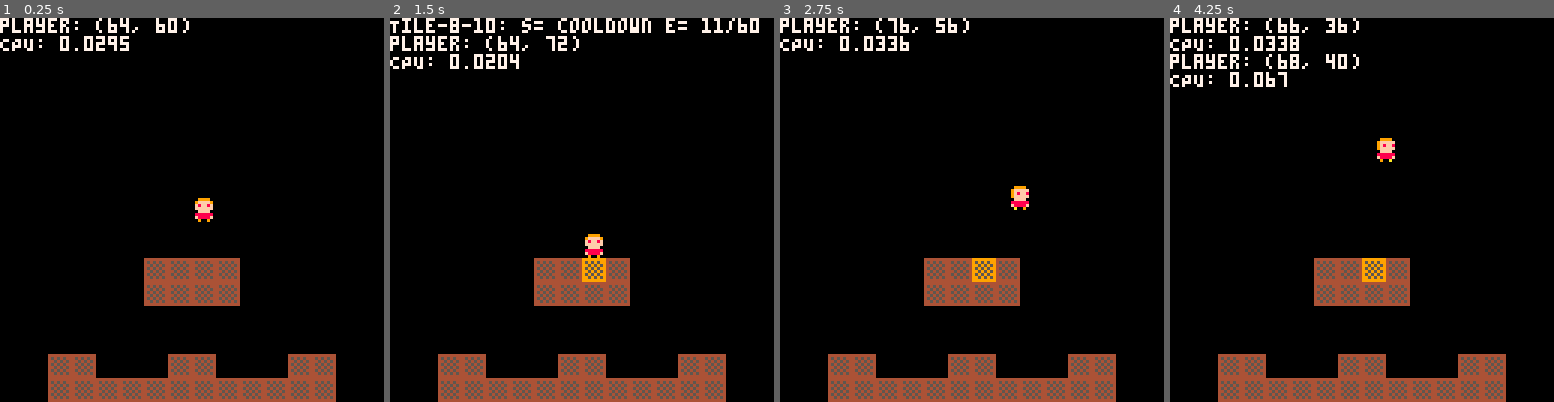
Above: before the commit, frames 1-4 (left to right).
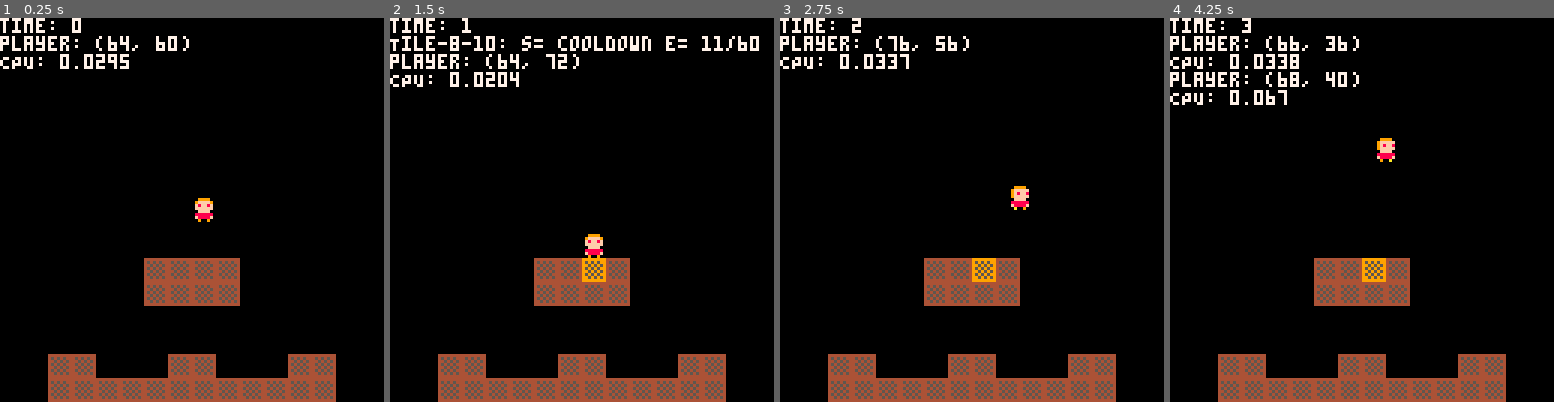
Above: after the commit, the same moments.

Repository: millwardesque/sizzle
Game: PICO-8 cartridge sizzle.p8
Same seed, same stepped clock (60 frames per second), same inputs: the game is played once before the commit and once after it.
Inputs:
- Up to frame 1 (0.25 s): no input
- Up to frame 2 (1.5 s): tap O (Z key) at 0.7 s
- Up to frame 3 (2.75 s): hold Right 1.6-2.1 s; tap O (Z key) at 1.7, 2.1, 2.5 s; hold Up 2.15-2.42 s; hold Right from 2.47 s (still down)
- Up to frame 4 (4.25 s): tap O (Z key) every 0.4 s from 2.9 to 4.1 s; release Right at 3.03 s; hold Left 3.08-3.58 s; hold Down 3.63-3.97 s; hold Right from 4.02 s (still down)

The runs differ from the first frame. In frame 1, 1.9% of the frame differs, in the area x 0-50%, y 0-14%; in frame 2, 3.8%, in the area x 0-97%, y 0-18%; in frame 3, 1.8%; in frame 4, 3.2%.

Commit message:
Added Level timer.

Diff:
--- a/game.lua
+++ b/game.lua
@@ -15,6 +15,7 @@
 	main_camera = nil,
 	player = nil,
 	tile_manager = nil,
+	game_timer = 0,
 
 	enter = function(self)
 		self.scene = {}
@@ -37,9 +38,13 @@
 		local player_speed = 2
 		self.player = make_player("player", player_start_x, player_start_y, player_sprite, player_speed)
 		add(self.scene, self.player)
+
+		game_timer = 0
 	end,
 
 	update = function(self)
+		self.game_timer += 1
+
 		-- Process input
 		self.player.velocity = make_vec2(0, 0)
 		if btn(0) then
@@ -77,6 +82,8 @@
 
 	draw = function(self)
 		g_renderer.render()
+
+		print("time: "..flr(self.game_timer / 30))
 	end,
 
 	exit = function(self)
@@ -123,7 +130,7 @@
 
 		update_anim_spr_controller(self.anim_controller, self)
 
-		g_log.log("player: "..vec2_str(self.position))
+		-- @DEBUG g_log.log("player: "..vec2_str(self.position))
 	end
 
 	-- Updates player physics
--- a/sizzle.p8
+++ b/sizzle.p8
@@ -18,6 +18,7 @@
 	main_camera = nil,
 	player = nil,
 	tile_manager = nil,
+	game_timer = 0,
 
 	enter = function(self)
 		self.scene = {}
@@ -40,9 +41,13 @@
 		local player_speed = 2
 		self.player = make_player("player", player_start_x, player_start_y, player_sprite, player_speed)
 		add(self.scene, self.player)
+
+		game_timer = 0
 	end,
 
 	update = function(self)
+		self.game_timer += 1
+
 		-- Process input
 		self.player.velocity = make_vec2(0, 0)
 		if btn(0) then
@@ -80,6 +85,8 @@
 
 	draw = function(self)
 		g_renderer.render()
+
+		print("time: "..flr(self.game_timer / 30))
 	end,
 
 	exit = function(self)
Not shown, changed: readme.md
